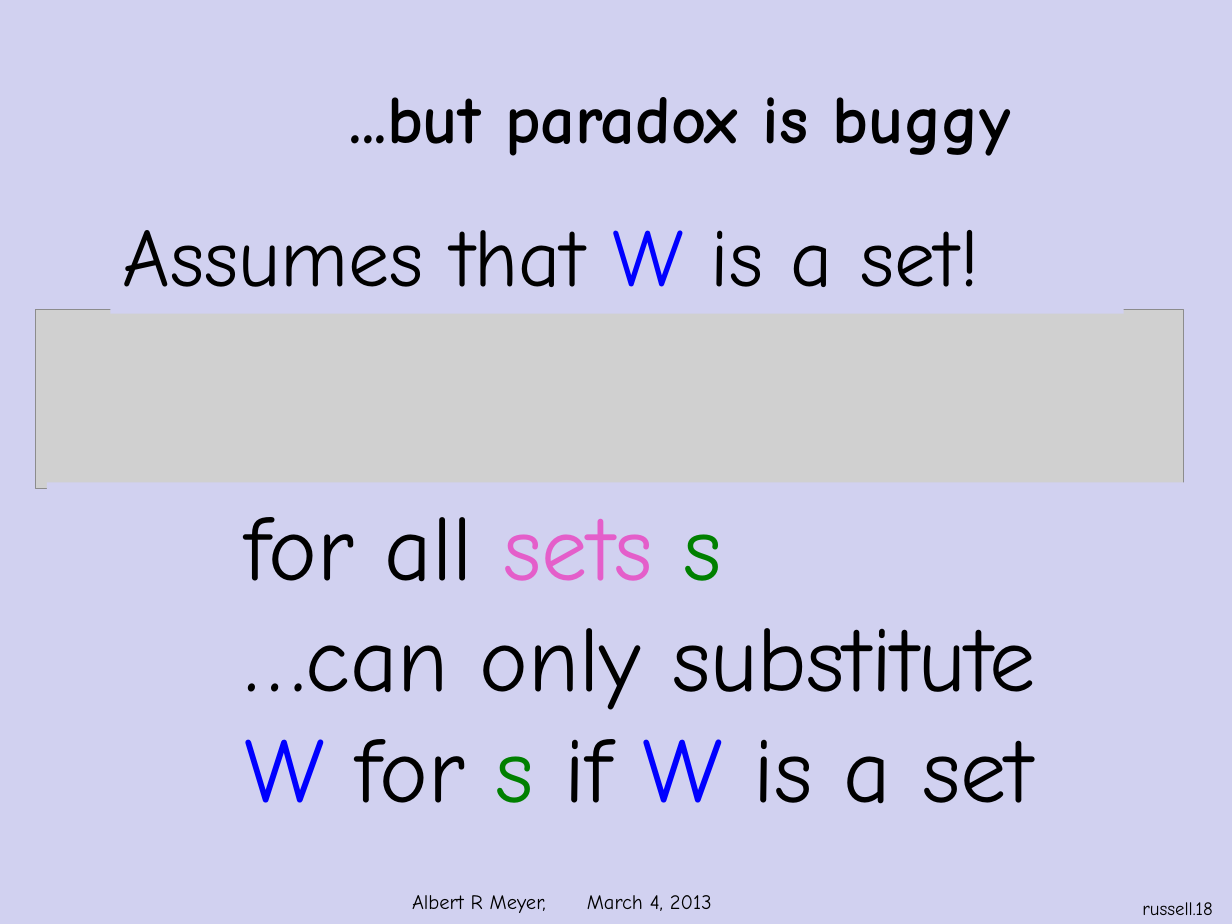
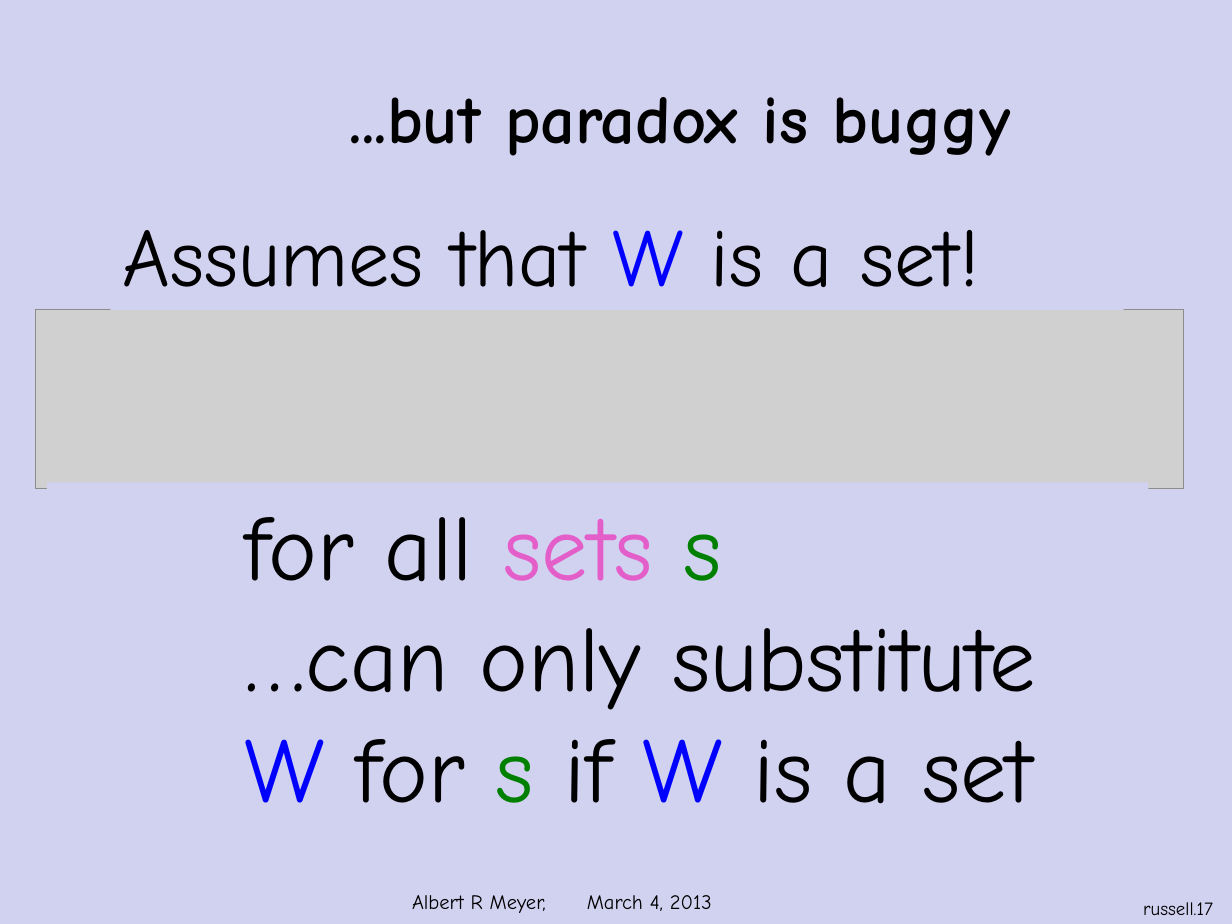
Before and after one commit to armeyer/mcs_web, a slide deck: slide 17 of spring13/slides13/russell-paradox.pptx (slide 18 before the commit). Drawn at 1232x924 pixels with LibreOffice and Linux fonts; fonts in the diff are those of the drawing; grey boxes stand for pictures; background and template pictures are left out. Boxes give left, top, right and bottom in pixels: in the first picture for what was removed or moved away, otherwise in the second. Text is boxed around its words. In the diff, an @@ line names an element or a change of style, - is before the commit and + after.

```diff
--- a/spring13/slides13/russell-paradox.pptx
+++ b/spring13/slides13/russell-paradox.pptx
@@ rectangle "Assumes that W is a ...": place and size @@
-rectangle "Assumes that W is a ..." at [111, 198, 1124, 314]
+rectangle "Assumes that W is a ..." at [111, 198, 1124, 310]
@@ rectangle "for all sets s": place and size @@
-rectangle "for all sets s" at [47, 483, 1184, 832]
+rectangle "for all sets s" at [47, 483, 1148, 832]
@@ page number at [1143, 902, 1213, 915]: text changed @@
-russell.18
+russell.17
```
Also in this commit, not shown: 2 other slides changed.
